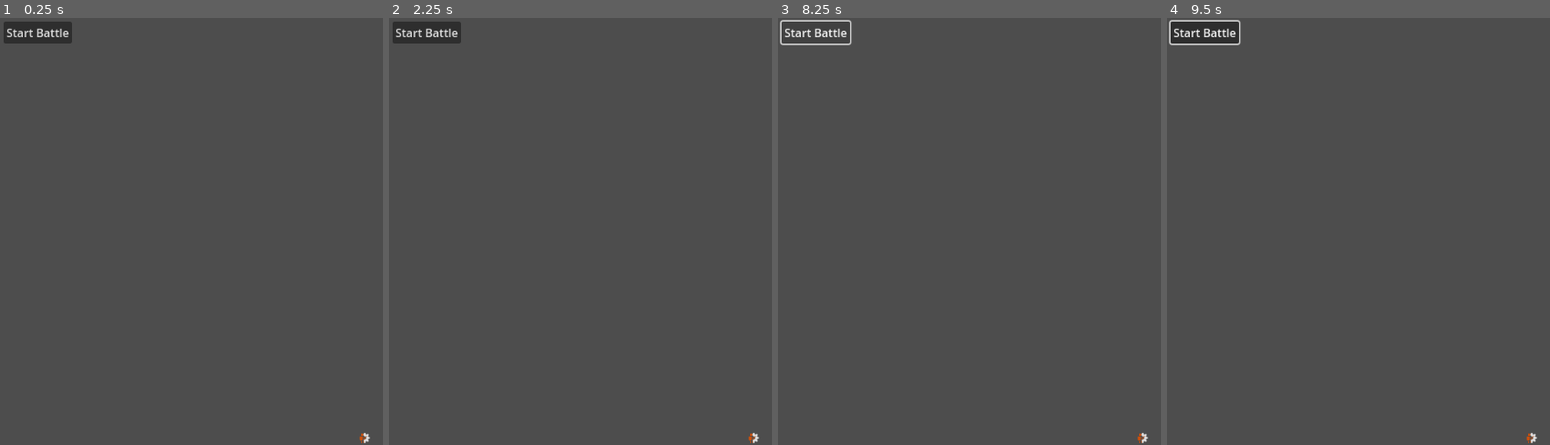
Above: before the commit, frames 1-4 (left to right).
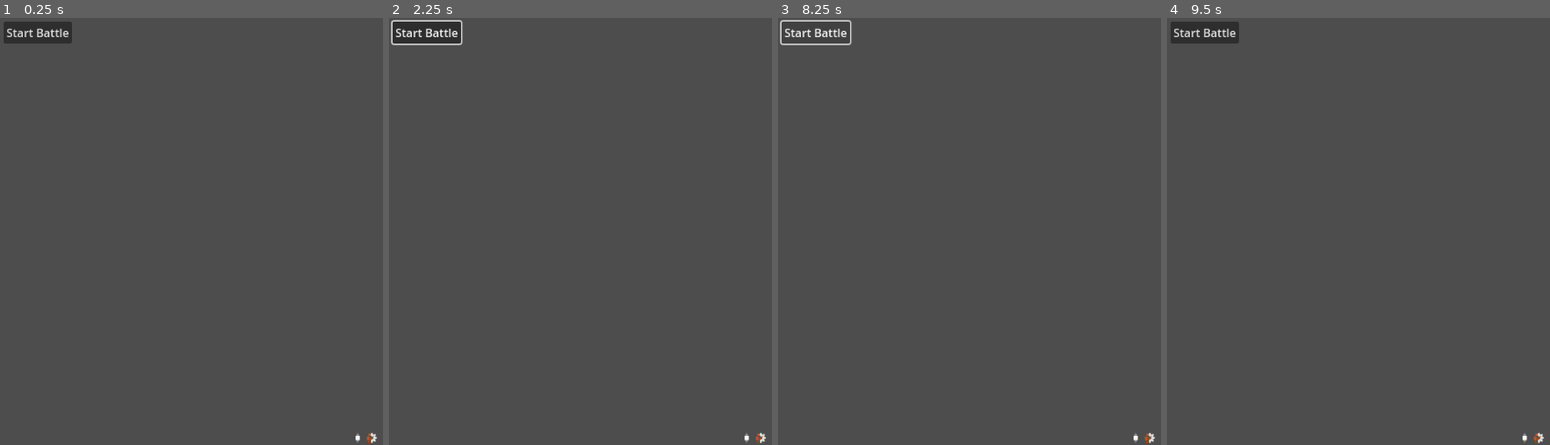
Above: after the commit, the same moments.

Repository: the-alex-g/BTDemo
Game: Godot game, scene res://main/main.tscn
The game is run twice, just before and just after one commit, with the same random seed, the same clock (stepped at 60 frames per second) and the same inputs.
Inputs (mouse positions are in pixels of both pictures, inside the frame that each line leads up to):
- Up to frame 1 (0.25 s): no input
- Up to frame 2 (2.25 s): click "Start Battle" at 0.5 s; click "Start Battle" at 1.25 s; click (752, 436) at 2.02 s
- Up to frame 3 (8.25 s): click (1134, 436) at 2.77 s; click (1149, 436) at 3.52 s; click (1141, 436) at 4.27 s; click (1134, 436) at 5.02 s; click (1149, 436) at 5.77 s; click (1141, 436) at 6.52 s; click (1134, 436) at 7.27 s; click "Start Battle" at 8 s
- Up to frame 4 (9.5 s): click (1538, 436) at 8.77 s

The runs differ from the first frame. In frame 1, 0.1% of the frame differs, in the area x 92-99%, y 97-100%; in frame 2, 0.3%, in the area x 0-99%, y 0-100%; in frame 3, 0.1%; in frame 4, 0.3%.

Commit message:
Complete animation support

Diff:
--- a/project/resources/soldier_animations.gd
+++ b/project/resources/soldier_animations.gd
@@ -4,10 +4,11 @@
 const ANIM_NAMES := [
 	"walk",
 	"idle",
-	"run",
+	"attack",
 ]
 
 @export var frame_size := Vector2(16, 16)
+@export var scale := Vector2.ONE
 @export_group("Attack")
 @export var attack_sprite_sheet : Texture2D
 @export var attack_frames_per_second := 5
@@ -38,6 +39,7 @@
 
 	_sprite_frames.add_animation(animation_name)
 	_sprite_frames.set_animation_speed(animation_name, _get_animation_speed(animation_name))
+	_sprite_frames.set_animation_loop(animation_name, _does_animation_loop(animation_name))
 
 	var v_frames : int = floor(animation_texture.get_height() / frame_size.y)
 	var h_frames : int = floor(animation_texture.get_width() / frame_size.x)
@@ -76,3 +78,9 @@
 			if frame_image.get_pixel(x, y).a > 0.0:
 				return false
 	return true
+
+
+func _does_animation_loop(animation_name)->bool:
+	if animation_name == "attack":
+		return false
+	return true
--- a/project/soldier/soldier.gd
+++ b/project/soldier/soldier.gd
@@ -30,7 +30,8 @@
 		config = SoldierConfig.new()
 
 	_sprite.sprite_frames = config.animations.get_sprite_frames()
-	_sprite.play("idle")
+	_sprite.scale = config.animations.scale
+	_play_animation("idle")
 
 	_has_been_added_to_tree = true
 
@@ -40,10 +41,14 @@
 
 func _physics_process(delta:float)->void:
 	if disabled:
+		_play_animation("idle")
 		return
 
 	if _can_move() and not _is_at_target():
 		_move_towards_target_location(delta)
+		_play_animation("walk")
+	else:
+		_play_animation("idle")
 
 
 func _can_move()->bool:
@@ -58,7 +63,14 @@
 	return false
 
 
+func _play_animation(animation_name:String)->void:
+	if not _sprite.animation == "attack" or not _sprite.is_playing():
+		if _sprite.animation != animation_name:
+			_sprite.play(animation_name)
+
+
 func _move_towards_target_location(delta:float)->void:
+	_sprite.look_at(target_location)
 	var angle := get_angle_to(target_location)
 	var motion := Vector2.RIGHT.rotated(angle) * delta * config.speed
 	move_and_collide(motion)
@@ -67,6 +79,7 @@
 
 func attack()->Attack:
 	_start_attack_cooldown()
+	_play_animation("attack")
 	return _generate_attack()
 
 
--- /dev/null
+++ b/project/soldier/soldier_configs/peasant.tres
@@ -0,0 +1,38 @@
+[gd_resource type="Resource" script_class="SoldierConfig" load_steps=7 format=3 uid="uid://cwinox8phxepl"]
+
+[ext_resource type="Texture2D" uid="uid://btlourolbg8d3" path="res://soldier/soldier_configs/peasant/peasant_attack.png" id="1_x5bbg"]
+[ext_resource type="Texture2D" uid="uid://b4pw7h2t3o4lr" path="res://soldier/soldier_configs/peasant/peasant_idle.png" id="2_3qxic"]
+[ext_resource type="Script" path="res://resources/soldier_animations.gd" id="3_e4cfp"]
+[ext_resource type="Texture2D" uid="uid://dou0budoeswnb" path="res://soldier/soldier_configs/peasant/peasant_walk.png" id="4_bluef"]
+[ext_resource type="Script" path="res://resources/soldier_config.gd" id="5_wdb8b"]
+
+[sub_resource type="Resource" id="Resource_20ri4"]
+script = ExtResource("3_e4cfp")
+frame_size = Vector2(16, 16)
+scale = Vector2(2, 2)
+attack_sprite_sheet = ExtResource("1_x5bbg")
+attack_frames_per_second = 5
+idle_sprite_sheet = ExtResource("2_3qxic")
+idle_frames_per_second = 5
+walk_sprite_sheet = ExtResource("4_bluef")
+walk_frames_per_second = 5
+
+[resource]
+script = ExtResource("5_wdb8b")
+soldier_name = "Peasant"
+soldier_icon = ExtResource("2_3qxic")
+target_enemies = true
+target_allies = false
+target_type = 0
+target_distance = 0
+attack_type = 0
+attack_range = 30.0
+attack_statuses = Array[int]([])
+attack_cooldown_time = 1.0
+cooldown_time_variance = 0.25
+damage = 2
+damage_variance = 1
+health = 20
+speed = 100.0
+status_immunities = Array[int]([])
+animations = SubResource("Resource_20ri4")
Binary file added: project/soldier/soldier_configs/peasant/peasant_attack.png
Not shown, added: project/soldier/soldier_configs/peasant/peasant_attack.png.import
Binary file added: project/soldier/soldier_configs/peasant/peasant_idle.png
Not shown, added: project/soldier/soldier_configs/peasant/peasant_idle.png.import
Binary file added: project/soldier/soldier_configs/peasant/peasant_walk.png
Not shown, added: project/soldier/soldier_configs/peasant/peasant_walk.png.import
